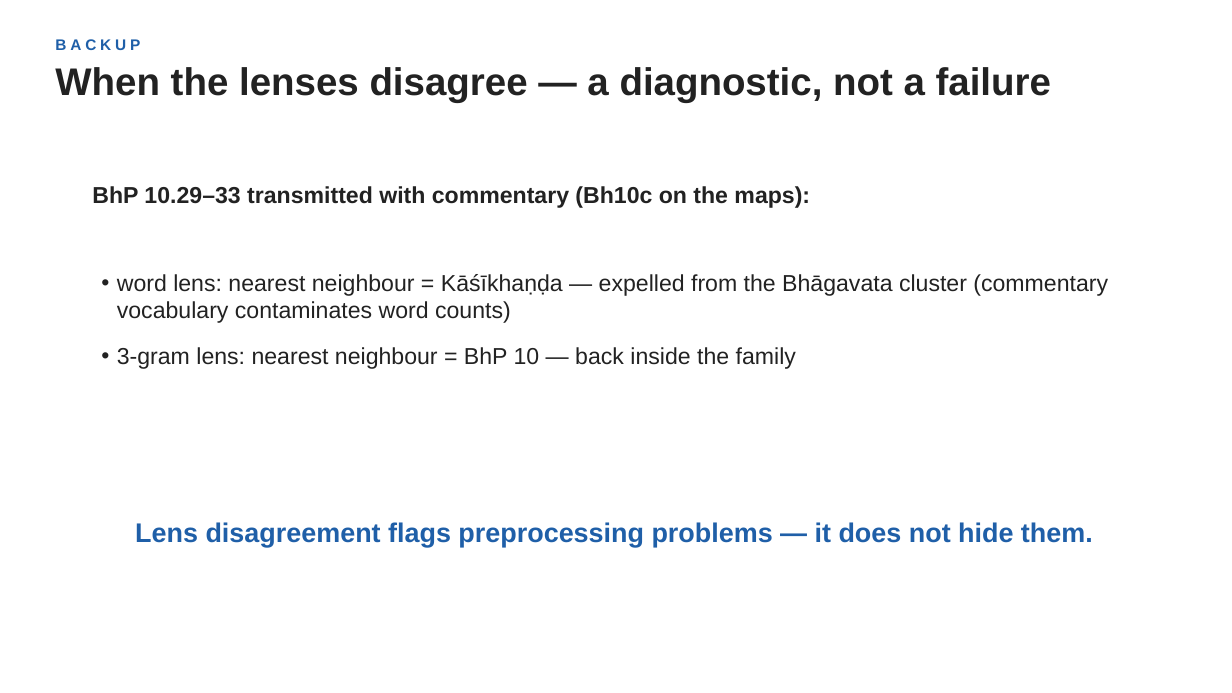
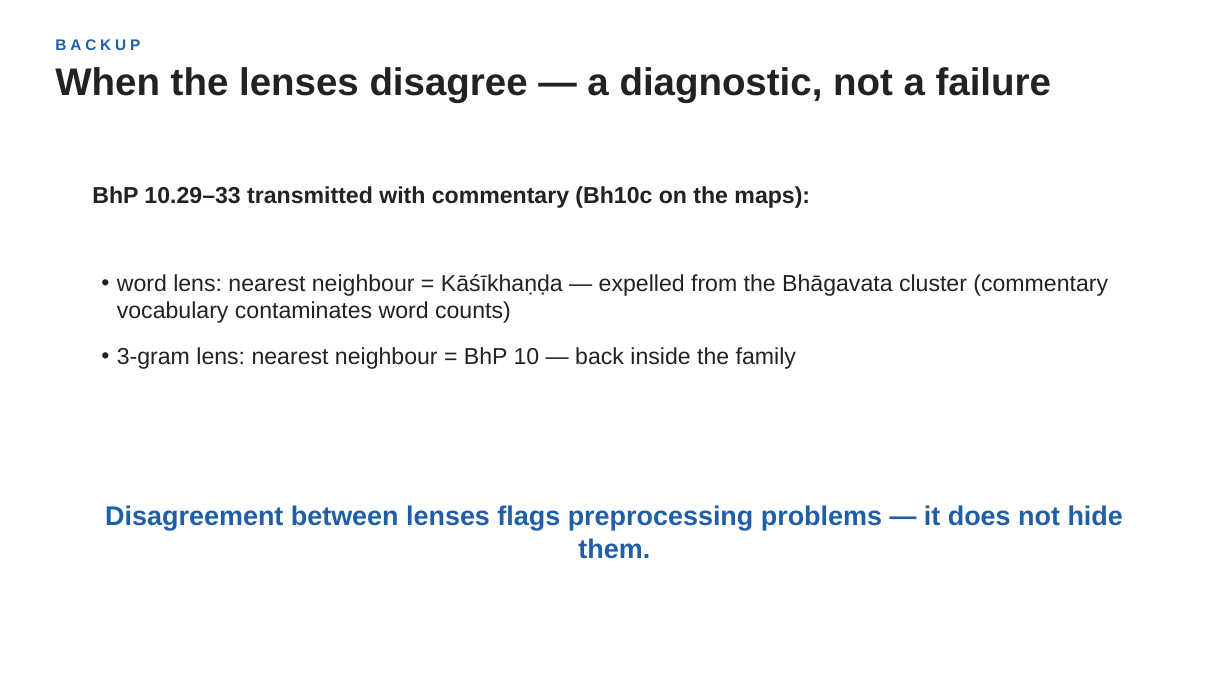
Before and after one commit to kengoharimoto/stylometry-experiments, a slide deck: slide 27 of materials/presentation_2026/chronology_stratification.pptx (slide 26 before the commit). Drawn at 1232x693 pixels with LibreOffice and Linux fonts; fonts in the diff are those of the drawing. Boxes give left, top, right and bottom in pixels: in the first picture for what was removed or moved away, otherwise in the second. Text is boxed around its words. In the diff, an @@ line names an element or a change of style, - is before the commit and + after.

```diff
--- a/materials/presentation_2026/chronology_stratification.pptx
+++ b/materials/presentation_2026/chronology_stratification.pptx
@@ text at <box>105,505,1123,559</box>: text changed @@
-Lens disagreement flags preprocessing problems — it does not hide them.
+Disagreement between lenses flags preprocessing problems — it does not hide them.
```
Also in this commit, not shown: 10 other slides changed, 2 slides added, 1 slide removed, 6 other files.
